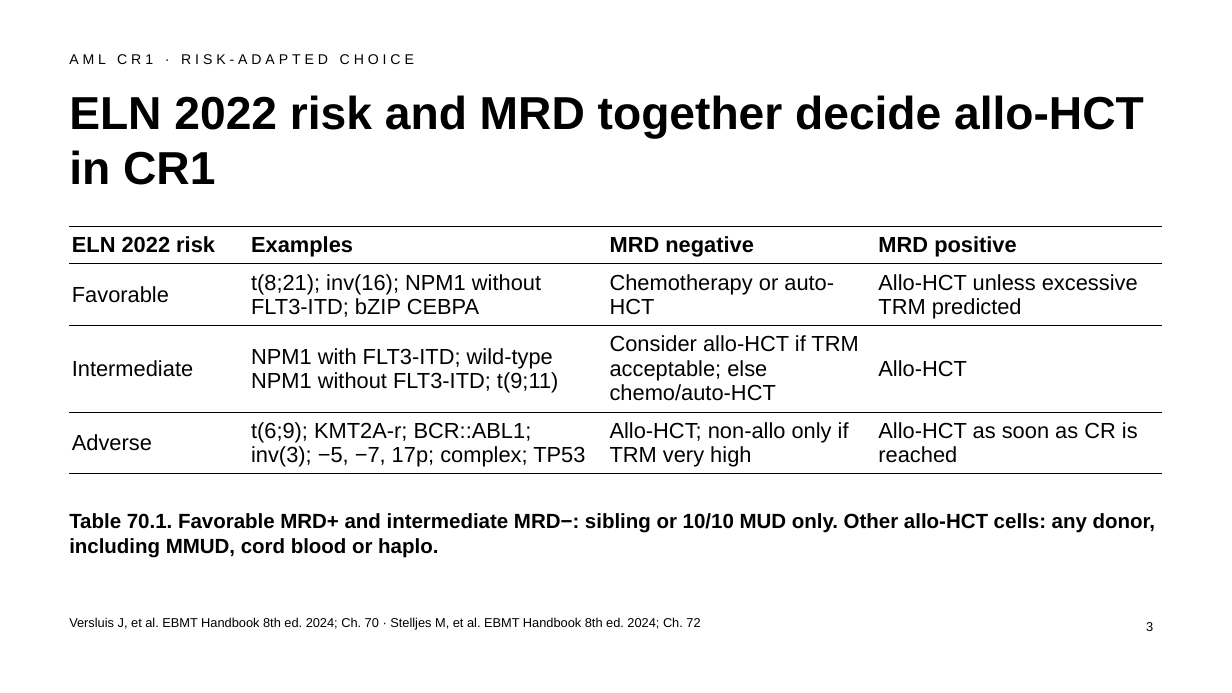
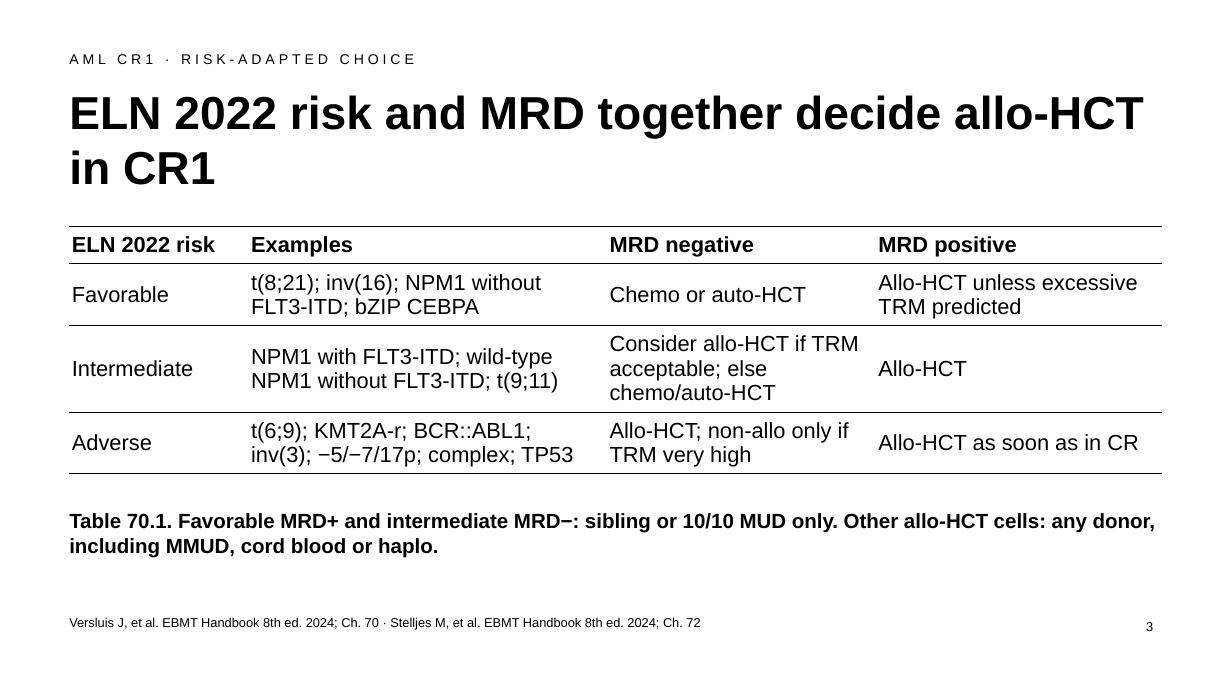
Before and after one commit to htlin222/ebmt-handbook-skill, a slide deck: slide 3 of slides/decks/s15-aml-all.pptx. Drawn at 1232x693 pixels with LibreOffice and Linux fonts; fonts in the diff are those of the drawing. Boxes give left, top, right and bottom in pixels: in the first picture for what was removed or moved away, otherwise in the second. Text is boxed around its words. In the diff, an @@ line names an element or a change of style, - is before the commit and + after.

```diff
--- a/slides/decks/s15-aml-all.pptx
+++ b/slides/decks/s15-aml-all.pptx
@@ table at box(69, 226, 1163, 471) @@
-row 2, column 3: Chemotherapy or auto-HCT
+row 2, column 3: Chemo or auto-HCT
-row 4, column 2: t(6;9); KMT2A-r; BCR::ABL1; inv(3); −5, −7, 17p; complex; TP53
+row 4, column 2: t(6;9); KMT2A-r; BCR::ABL1; inv(3); −5/−7/17p; complex; TP53
-row 4, column 4: Allo-HCT as soon as CR is reached
+row 4, column 4: Allo-HCT as soon as in CR
```
Also in this commit, not shown: 5 other slides changed, 24 other files.
